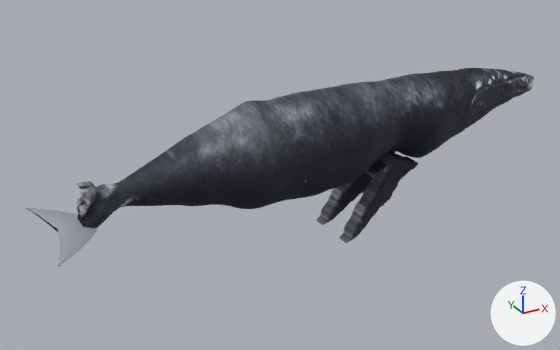
The glTF model public/aqua/models/fish/humpback_whale.glb, before and after one commit.
Rendered twice from a 50 mm camera at (6141.129, -2.191, 1.092) aimed at (6142.366, 0.058, -0.032). Arrows for +X, +Y and +Z are at lower right; the lights stay in place. The first picture is the older version. Vertices at exactly the same position are counted once.

Before the edit, the objects in view are built like this:
```python
me_humpback_whale = bpy.data.meshes.new('humpback_whale')
me_humpback_whale.from_pydata(...)  # 3378 vertices, 6728 faces; spans x 6141.5..6143.5, y -0.21..0.21, z -0.28..0.28
me_humpback_whale.materials.append(mat_painted_pbr_atlas)  # picture img_humpback_whale_basecolor
ob_humpback_whale = bpy.data.objects.new('humpback_whale', me_humpback_whale)
ob_humpback_whale.location = (0.0, 0.0, 0.0)
```
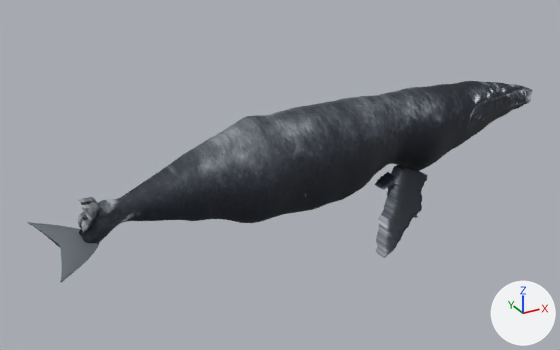
Pixel boxes (x1, y1, x2, y2) of what changed, in the pictures (560 x 350 px; the box of a moved part takes in the faces that stretch with it):
'humpback_whale', reshaped: before (26, 68, 534, 266); after (28, 81, 532, 282)
part 1 of me_humpback_whale, moved or reshaped: before (78, 68, 528, 228); after (79, 81, 526, 243)
part 2 of me_humpback_whale, moved or reshaped: before (523, 73, 534, 92); after (521, 85, 532, 104)
part 3 of me_humpback_whale, moved or reshaped: before (76, 181, 95, 211); after (78, 197, 97, 227)
part 4 of me_humpback_whale, moved or reshaped: before (78, 185, 100, 217); after (80, 201, 102, 233)
part 5 of me_humpback_whale, moved or reshaped: before (26, 207, 98, 266); after (28, 222, 100, 282)
part 6 of me_humpback_whale, moved or reshaped: before (316, 150, 419, 243); after (375, 165, 428, 258)

Patch to the scene script:
```diff
--- a/public/aqua/models/fish/humpback_whale.glb.py
+++ b/public/aqua/models/fish/humpback_whale.glb.py
@@ me_humpback_whale @@
 # used by ob_humpback_whale; location = (0.0, 0.0, 0.0)
-me_humpback_whale.from_pydata(...)  # 3378 vertices, 6728 faces; spans x 6141.5..6143.5, y -0.21..0.21, z -0.28..0.28
+me_humpback_whale.from_pydata(...)  # 3378 vertices, 6728 faces; spans x 6141.5..6143.5, y -0.34..0.34, z -0.23..0.23
+# me_humpback_whale part 1: the loose piece of 1730 vertices spanning x 6141.62..6143.45, y -0.16..0.16, z -0.1..0.28 is moved by (0.0, 0.0, -0.05)
+# me_humpback_whale part 2: the loose piece of 59 vertices spanning x 6143.47..6143.5, y -0.03..0.03, z 0.13..0.2 is moved by (0.0, 0.0, -0.05)
+# me_humpback_whale part 3: the loose piece of 78 vertices spanning x 6141.62..6141.68, y -0.02..0.05, z 0.02..0.1 is moved by (0.0, 0.0, -0.05)
+# me_humpback_whale part 4: the loose piece of 78 vertices spanning x 6141.62..6141.68, y -0.05..0.02, z 0.02..0.1 is moved by (0.0, 0.0, -0.05)
+# me_humpback_whale part 5: the loose piece of 195 vertices spanning x 6141.5..6141.68, y -0.21..0.21, z -0.04..-0.01 is moved by (0.0, 0.0, -0.05)
+# me_humpback_whale part 6: 1238 of 3378 vertices moved; they spanned x 6142.55..6142.88, y -0.12..0.12, z -0.28..0.01 and now span x 6142.55..6142.88, y -0.34..0.34, z -0.23..-0.03; mean shift (0.0, 0.0, 0.01); largest move (6142.56, 0.06, -0.28) -> (6142.56, 0.29, -0.23)
 me_humpback_whale.materials.append(mat_painted_pbr_atlas)
```
